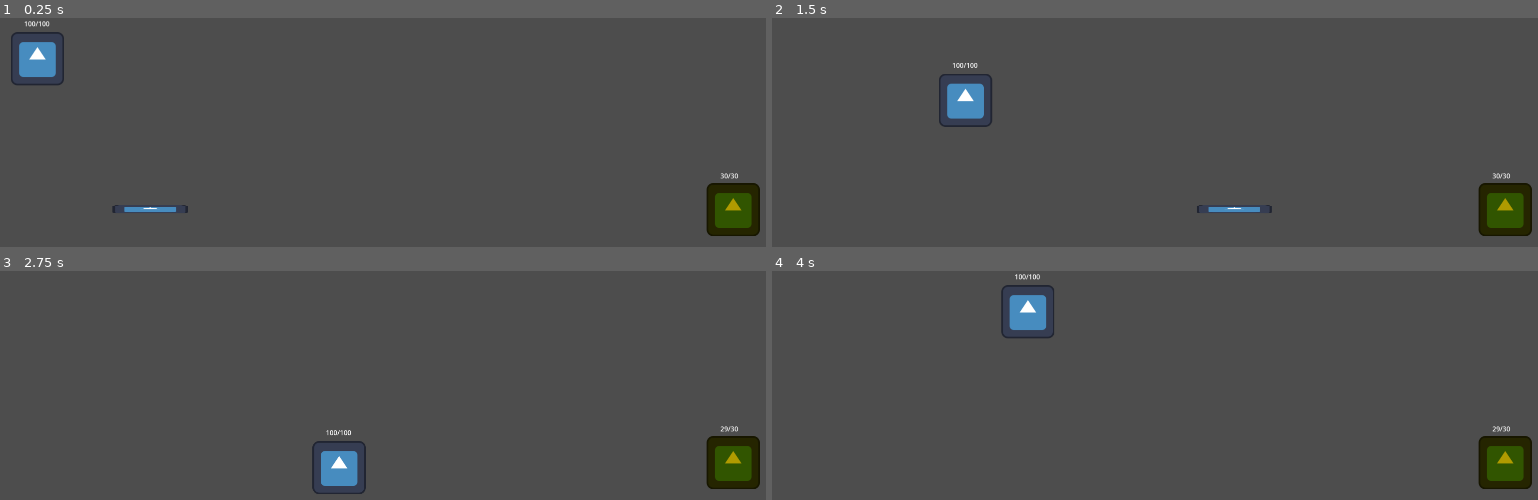
Above: before the commit, frames 1-4 (two rows, left to right).
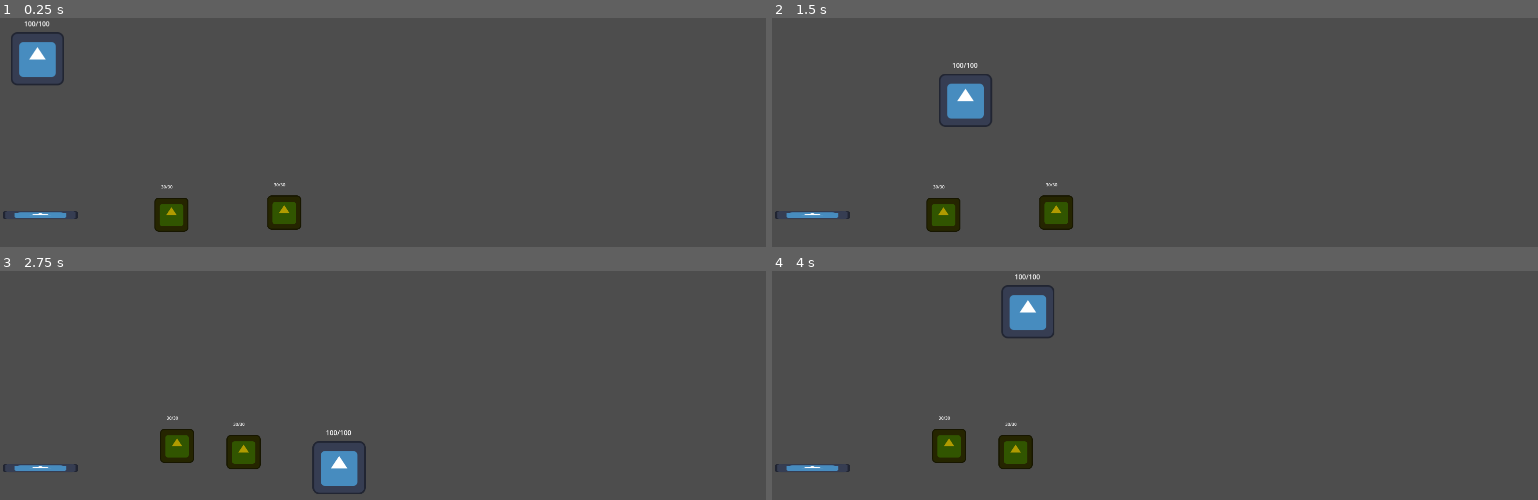
Above: after the commit, the same moments.

Repository: HunterGooD/-godot_game_components
Game: Godot game, scene res://src/scenes/loacations/main.tscn
Same seed, same stepped clock (60 frames per second), same inputs: the game is played once before the commit and once after it. The engine's default icon, where the game draws it, is replaced by a stand-in: a white triangle on a blue panel in a dark square.
Inputs (mouse positions are in pixels of both pictures, inside the frame that each line leads up to):
- Up to frame 1 (0.25 s): no input
- Up to frame 2 (1.5 s): move the mouse to (1346, 219) at 0.52 s; press the mouse at (1346, 219) at 0.53 s; hold D (move_right) 0.53-1.28 s; move the mouse to (outside the picture) at 1.27 s; release the mouse at (outside the picture) at 1.28 s; hold S (move_down) from 1.28 s (still down); click (outside the picture) at 1.35 s
- Up to frame 3 (2.75 s): move the mouse to (482, 396) at 2.02 s; release S (move_down) at 2.03 s; hold D (move_right) from 2.03 s (still down); hold Space (dash) from 2.03 s (still down); click (482, 396) at 2.3 s
- Up to frame 4 (4 s): move the mouse to (outside the picture) at 2.77 s; release D (move_right) at 2.78 s; release Space (dash) at 2.78 s; hold W (move_up) 2.78-3.53 s; click (outside the picture) at 2.85 s; move the mouse to (outside the picture) at 3.52 s; press the mouse at (outside the picture) at 3.53 s; hold A (move_left) from 3.53 s (still down)

The runs differ from the first frame. In frame 1, 3.3% of the frame differs, in the area x 0-100%, y 67-96%; in frame 2, 3.4%; in frame 3, 3.2%; in frame 4, 3.2%.
Error after the commit: Parse Error: Identifier "ProjetileStatInstanse" not declared in the current scope. (res://src/components/weapon_component.gd:212)

Commit message:
feature: turret for test projectile attack

Diff:
--- a/src/components/hit_box_component.gd
+++ b/src/components/hit_box_component.gd
@@ -3,9 +3,11 @@
 
 signal hit(area2d: Area2D)
 
+const DISABLED_PROPERTY: StringName = &"disabled"
+
 @export var offset_collision: Vector2
+@export var collision_shape: CollisionShape2D
 
-@export var collision_shape: CollisionShape2D
 var payload: DamageInstance
 
 
@@ -22,14 +24,14 @@
 	if collision_shape == null:
 		return
 
-	collision_shape.disabled = false
+	collision_shape.set_deferred(DISABLED_PROPERTY, false)
 
 
 func disable_collision() -> void:
 	if collision_shape == null:
 		return
 
-	collision_shape.disabled = true
+	collision_shape.set_deferred(DISABLED_PROPERTY, true)
 
 
 func flip_collision(facing: DirectionEnums.Facing) -> void:
--- a/src/components/weapon_component.gd
+++ b/src/components/weapon_component.gd
@@ -14,6 +14,7 @@
 }
 
 @export var hit_box: HitBoxComponent
+@export var marker: Marker2D
 @export var main_stats: StatsComponent
 @export var base_weapon_stats: WeaponStatResource
 @export var actor: CharacterBody2D
@@ -30,7 +31,6 @@
 func _ready() -> void:
 	if hit_box == null:
 		push_warning("hit box is null in weapon component")
-		return
 
 	if main_stats == null:
 		push_warning("main stats is null in weapon component")
@@ -42,7 +42,6 @@
 
 	if actor == null:
 		push_warning("actor is null for weapon component")
-		return
 
 	timer_recovery_attack = Timer.new()
 	timer_recovery_attack.one_shot = true
@@ -67,6 +66,10 @@
 
 	if timer_attack_startup == null:
 		push_warning("time attack delay is null in weapon component")
+		return false
+
+	if len(list_of_attacks_resources) == 0:
+		print("dont set attacks in weapon", get_instance_id())
 		return false
 
 	_change_state(WeaponState.STARTUP)
@@ -139,6 +142,10 @@
 
 func _enter_startup() -> void:
 	attack_started.emit()
+	if len(list_of_attacks_resources) == 0:
+		print("dont set attacks in weapon", get_instance_id())
+		return
+
 	var attack_resource: AttackResource = list_of_attacks_resources[current_attack_idx]
 	current_attack_idx = (current_attack_idx + 1) % len(list_of_attacks_resources)
 	current_attack_resource = attack_resource
@@ -147,7 +154,7 @@
 		_change_state(WeaponState.ACTIVE)
 		return
 
-	timer_attack_startup.start(base_weapon_stats.delay_attack)
+	timer_attack_startup.start(current_attack_resource.startup_time)
 
 
 func _enter_active() -> void:
@@ -181,12 +188,59 @@
 		_change_state(WeaponState.RECOVERY)
 		return
 
-	timer_active_attack.start(base_weapon_stats.active_time)
-
+	timer_active_attack.start(current_attack_resource.active_time)
 
 func _start_projectile_attack(_attack_resource: AttackResource) -> void:
-	pass
-
+	if _attack_resource.projectile_resource == null:
+		push_warning("not found projectile resource in weapon ")
+		_change_state(WeaponState.READY)
+		return
+	if marker == null:
+		return
+	var direction := _get_attack_direction()
+	var projectile_resource := _attack_resource.projectile_resource
+	var projectile := projectile_resource.projectile_scene.instantiate() as Projectile
+	if projectile == null:
+		push_warning("projectile scene root must have Projectile script")
+		_change_state(WeaponState.RECOVERY)
+		return
+	get_tree().current_scene.add_child(projectile)
+
+	projectile.setup(
+		marker.global_position,
+		direction,
+		ProjetileStatInstanse.new(
+			projectile_resource.id,
+			projectile_resource.speed,
+			projectile_resource.lifetime,
+			projectile_resource.destroy_on_hit,
+			projectile_resource.max_hits,
+		),
+#		hit_box.collision_layer,
+#		hit_box.collision_mask,
+		projectile_resource.layer,
+		projectile_resource.mask,
+		DamageInstance.new(
+			_get_damage(_attack_resource),
+			actor,
+			projectile,
+			_attack_resource.damage_tags,
+			_attack_resource.status_effects
+		),
+	)
+	if _attack_resource.active_time <= 0.0:
+		_change_state(WeaponState.RECOVERY)
+		return
+
+	timer_active_attack.start(_attack_resource.active_time)
+
+func _get_attack_direction() -> Vector2:
+	if marker != null:
+		var direction := Vector2.RIGHT.rotated(marker.global_rotation)
+
+		if direction != Vector2.ZERO:
+			return direction.normalized()
+	return Vector2.RIGHT
 
 func _enter_recovery() -> void:
 	if hit_box != null:
@@ -198,7 +252,7 @@
 		_change_state(WeaponState.READY)
 		return
 
-	timer_recovery_attack.start(base_weapon_stats.recovery_time)
+	timer_recovery_attack.start(current_attack_resource.recovery_time)
 
 
 func _get_damage(attack_resource: AttackResource) -> float:
--- a/src/enemy/base/scenes/base_enemy.tscn
+++ b/src/enemy/base/scenes/base_enemy.tscn
@@ -67,6 +67,7 @@
 radius = 173.66203
 
 [node name="BaseEnemy" type="CharacterBody2D" unique_id=1084096259 node_paths=PackedStringArray("main_stats", "label", "healt_component")]
+scale = Vector2(0.8, 0.8)
 collision_layer = 4160
 collision_mask = 4097
 motion_mode = 1
@@ -77,13 +78,16 @@
 
 [node name="Icon" type="Sprite2D" parent="." unique_id=246674871]
 modulate = Color(0.6901961, 0.60784316, 0, 1)
+scale = Vector2(0.8, 0.8)
 texture = ExtResource("1_rup1p")
 
 [node name="CollisionShape2D" type="CollisionShape2D" parent="." unique_id=1152959792]
 position = Vector2(-1, -1.5)
+scale = Vector2(0.8, 0.8)
 shape = SubResource("RectangleShape2D_1irbq")
 
 [node name="HurtBoxComponent" type="Area2D" parent="." unique_id=543646958 node_paths=PackedStringArray("health_component")]
+scale = Vector2(0.8, 0.8)
 collision_layer = 8
 collision_mask = 4
 script = ExtResource("6_c0wci")
@@ -92,6 +96,7 @@
 
 [node name="CollisionShape2D" type="CollisionShape2D" parent="HurtBoxComponent" unique_id=1373546523]
 position = Vector2(0, -0.5)
+scale = Vector2(0.8, 0.8)
 shape = SubResource("RectangleShape2D_c0wci")
 debug_color = Color(0.66295314, 0.5135215, 0, 0.41960785)
 
@@ -100,6 +105,7 @@
 offset_top = -93.0
 offset_right = 31.0
 offset_bottom = -70.0
+scale = Vector2(0.8, 0.8)
 metadata/_edit_use_anchors_ = true
 
 [node name="Components" type="Node" parent="." unique_id=346621646]
@@ -150,33 +156,40 @@
 metadata/_custom_type_script = "uid://y1iqeamltkf3"
 
 [node name="AgroDetectionComponent" type="Area2D" parent="." unique_id=1744180741]
+scale = Vector2(0.8, 0.8)
 collision_layer = 4096
 collision_mask = 8192
 script = ExtResource("12_w0hon")
 
 [node name="CollisionShape2D" type="CollisionShape2D" parent="AgroDetectionComponent" unique_id=32566466]
+scale = Vector2(0.8, 0.8)
 shape = SubResource("CircleShape2D_7hmfk")
 debug_color = Color(0.6064978, 0.532001, 0.28169528, 0.41960785)
 
 [node name="LoseDetectionComponent" type="Area2D" parent="." unique_id=318210583]
+scale = Vector2(0.8, 0.8)
 collision_layer = 4096
 collision_mask = 8192
 script = ExtResource("12_w0hon")
 
 [node name="CollisionShape2D" type="CollisionShape2D" parent="LoseDetectionComponent" unique_id=937626595]
+scale = Vector2(0.8, 0.8)
 shape = SubResource("CircleShape2D_w0hon")
 debug_color = Color(0, 0.64318174, 0.31022352, 0.41960785)
 
 [node name="AttackDetectionComponent" type="Area2D" parent="." unique_id=1863431072]
+scale = Vector2(0.8, 0.8)
 collision_layer = 4096
 collision_mask = 8192
 script = ExtResource("12_w0hon")
 
 [node name="CollisionShape2D" type="CollisionShape2D" parent="AttackDetectionComponent" unique_id=802833423]
+scale = Vector2(0.8, 0.8)
 shape = SubResource("CircleShape2D_s2kqi")
 debug_color = Color(0.15569276, 0.5733795, 0.79959935, 0.41960785)
 
 [node name="HitBoxComponent" type="Area2D" parent="." unique_id=1308010012 node_paths=PackedStringArray("collision_shape")]
+scale = Vector2(0.8, 0.8)
 collision_layer = 16
 collision_mask = 2
 script = ExtResource("2_dh483")
@@ -185,6 +198,7 @@
 
 [node name="CollisionShape2D" type="CollisionShape2D" parent="HitBoxComponent" unique_id=1625684110]
 position = Vector2(-0.5, -0.5)
+scale = Vector2(0.8, 0.8)
 shape = SubResource("CircleShape2D_ct7tj")
 disabled = true
 debug_color = Color(0.8589008, 8.374751e-06, 0.56415135, 0.41960785)
--- a/src/entity/damage_instance.gd
+++ b/src/entity/damage_instance.gd
@@ -17,6 +17,6 @@
 ) -> void:
 	amount = _amount
 	attacker = _attacker
-	_source = _source
+	source = _source
 	tags = _tags
 	status_effects = _status_effects
--- a/src/resources/attack_resource.gd
+++ b/src/resources/attack_resource.gd
@@ -18,5 +18,4 @@
 @export var recovery_time := 0.3
 
 @export var projectile_resource: ProjectileResource
-#
 @export var status_effects: Array[StatusEffectResource] = []
--- a/src/resources/projectile_resource.gd
+++ b/src/resources/projectile_resource.gd
@@ -5,6 +5,9 @@
 
 @export var projectile_scene: PackedScene = null
 
+@export var layer: int
+@export var mask: int
+
 @export var speed := 600.0
 @export var lifetime := 3.0
 
--- a/src/scenes/loacations/main.tscn
+++ b/src/scenes/loacations/main.tscn
@@ -4,6 +4,7 @@
 [ext_resource type="PackedScene" uid="uid://c7evpgqq0f7fi" path="res://src/player/base/scenes/player.tscn" id="1_kkvs4"]
 [ext_resource type="PackedScene" uid="uid://1hn5nwslbvid" path="res://src/enemy/base/scenes/base_enemy.tscn" id="2_rr2wm"]
 [ext_resource type="PackedScene" uid="uid://bw12cvtgihrvk" path="res://src/scenes/objects/projecttiles.tscn" id="4_t8uc6"]
+[ext_resource type="PackedScene" uid="uid://cffphbrg6sdax" path="res://src/scenes/objects/turret.tscn" id="5_4er4f"]
 
 [node name="Main" type="Node2D" unique_id=627861377 node_paths=PackedStringArray("rect", "label")]
 script = ExtResource("1_32aa5")
@@ -14,7 +15,7 @@
 position = Vector2(90, 98)
 
 [node name="BaseEnemy" parent="." unique_id=1084096259 instance=ExtResource("2_rr2wm")]
-position = Vector2(1762, 461)
+position = Vector2(683, 468)
 
 [node name="Node" type="Node" parent="." unique_id=1555415963]
 process_mode = 2
@@ -48,6 +49,12 @@
 text = "Restart"
 
 [node name="Projectile" parent="." unique_id=43052631 instance=ExtResource("4_t8uc6")]
-position = Vector2(211, 460)
+position = Vector2(97, 474)
+
+[node name="BaseEnemy2" parent="." unique_id=404395743 instance=ExtResource("2_rr2wm")]
+position = Vector2(412.00003, 473)
+
+[node name="turret" parent="." unique_id=167934815 instance=ExtResource("5_4er4f")]
+position = Vector2(1483, 307)
 
 [connection signal="pressed" from="Node/ColorRect/VBoxContainer/BoxContainer/Button" to="." method="_on_button_pressed"]
--- a/src/scenes/objects/projecttiles.tscn
+++ b/src/scenes/objects/projecttiles.tscn
@@ -16,8 +16,8 @@
 texture = ExtResource("1_tlrup")
 
 [node name="HitBoxComponent" type="Area2D" parent="." unique_id=2009446025 node_paths=PackedStringArray("collision_shape")]
-collision_layer = 4
-collision_mask = 8
+collision_layer = 0
+collision_mask = 0
 script = ExtResource("2_rvu4w")
 collision_shape = NodePath("CollisionShape2D")
 metadata/_custom_type_script = "uid://cg5f1alah2yup"
--- a/src/scripts/projecttiles.gd
+++ b/src/scripts/projecttiles.gd
@@ -6,36 +6,34 @@
 @export var hit_box: HitBoxComponent
 
 var direction: Vector2 = Vector2.RIGHT
-var speed: float = 600.0
-var lifetime: float = 3.0
+var main_stat: ProjetileStatInstanse
 
 var _life_time_left: float = 0.0
+var _hits_count := 0
 var _is_active := false
 
 
 func _ready() -> void:
-	setup(
-		position,
-		direction,
-		speed,
-		3.0,
-		DamageInstance.new(1.0, self, self),
-	)
+	if hit_box == null:
+		push_warning("hit_box is null in Projectile")
+		return
 	hit_box.hit.connect(_on_hit)
+	hit_box.disable_collision()
+
 
 
 func setup(
 	start_position: Vector2,
 	start_direction: Vector2,
-	projectile_speed: float,
-	projectile_lifetime: float,
+	projectile_stat: ProjetileStatInstanse,
+	layer: int,
+	mask: int,
 	damage: DamageInstance
 ) -> void:
 	global_position = start_position
 	direction = start_direction.normalized()
-	speed = projectile_speed
-	lifetime = projectile_lifetime
-	_life_time_left = lifetime
+	main_stat = projectile_stat
+	_life_time_left = main_stat.lifetime
 	_is_active = true
 
 	if direction != Vector2.ZERO:
@@ -43,6 +41,8 @@
 
 	if hit_box != null:
 		hit_box.payload = damage
+		hit_box.set_collision_layer_value(layer, true)
+		hit_box.set_collision_mask_value(mask, true)
 		hit_box.enable_collision()
 
 
@@ -50,7 +50,7 @@
 	if not _is_active:
 		return
 
-	global_position += direction * speed * delta
+	global_position += direction * main_stat.speed * delta
 
 	_life_time_left -= delta
 	if _life_time_left <= 0.0:
@@ -58,7 +58,14 @@
 
 
 func _on_hit(_area2d: Area2D) -> void:
-	_finish()
+	_hits_count += 1
+
+	if main_stat.destroy_on_hit:
+		_finish()
+		return
+
+	if main_stat.max_hits >= 0 and _hits_count >= main_stat.max_hits:
+		_finish()
 
 
 func _finish() -> void:
@@ -66,6 +73,8 @@
 		return
 
 	set_process(false)
+	set_physics_process(false)
+
 	_is_active = false
 
 	finished.emit(self)
